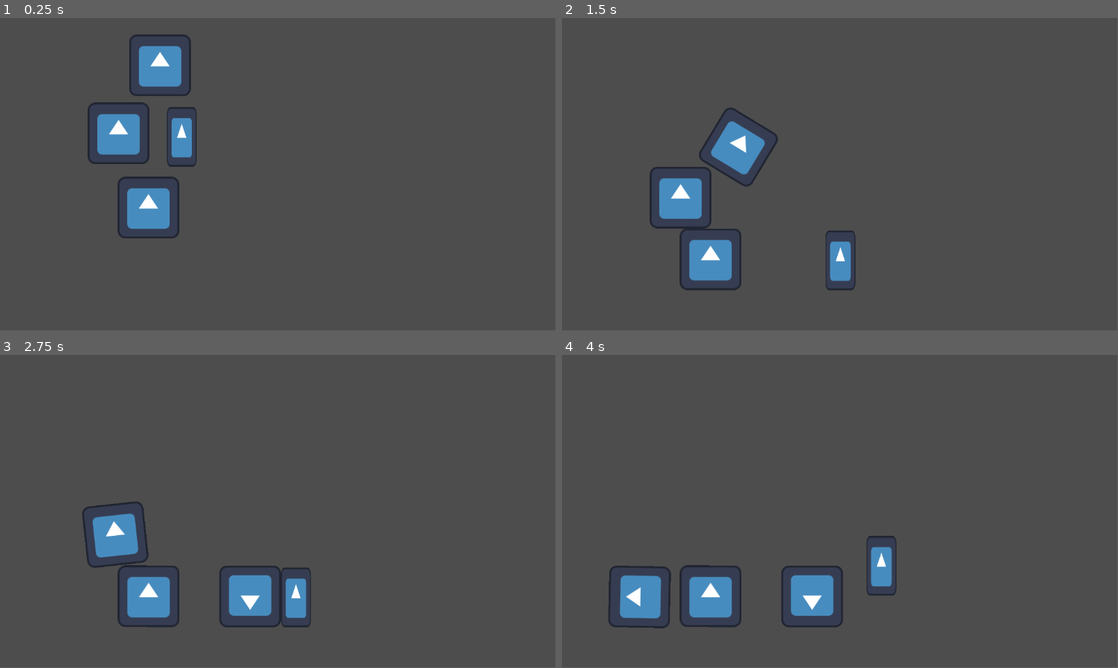
Above: before the commit, frames 1-4 (two rows, left to right).
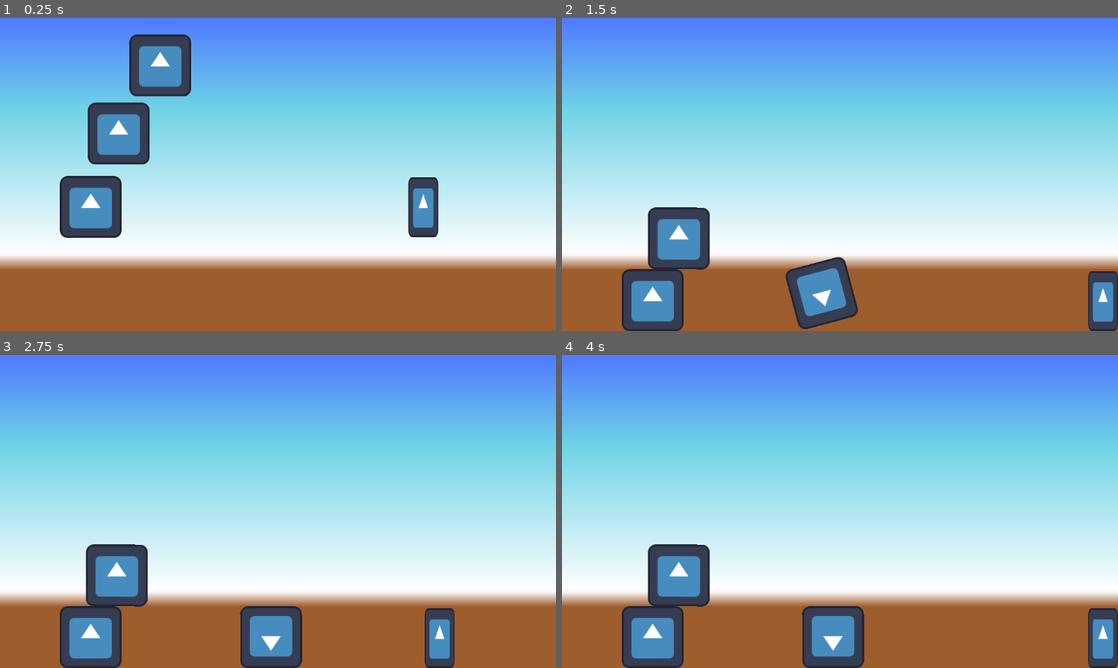
Above: after the commit, the same moments.

Repository: Alfie-Edwards/bubble-force
Game: Godot game, scene res://app.tscn
The game is run twice, just before and just after one commit, with the same random seed, the same clock (stepped at 60 frames per second) and the same inputs. The engine's default icon, where the game draws it, is replaced by a stand-in: a white triangle on a blue panel in a dark square.
Inputs:
- Up to frame 1 (0.25 s): no input
- Up to frame 2 (1.5 s): tap Enter (ui_accept) at 0.5, 0.6, 0.77, 1.07, 1.35 s; hold Right (ui_right) from 0.53 s (still down)
- Up to frame 3 (2.75 s): tap Enter (ui_accept) at 1.52, 1.82, 2.1 s; release Right (ui_right) at 2.03 s; hold Left (ui_left) from 2.03 s (still down)
- Up to frame 4 (4 s): release Left (ui_left) at 2.78 s; hold Right (ui_right) from 2.78 s (still down); tap Enter (ui_accept) at 2.85, 3.02, 3.32, 3.6, 3.77 s
The window is 799x449 before the commit and 800x450 after it. Grey fills any space a smaller window leaves; there, only what the larger window draws over its background counts as a difference.

The runs differ from the first frame. In frame 1, 94% of the frame differs, in the area x 0-100%, y 0-100%; in frame 2, 97%; in frame 3, 97%; in frame 4, 97%.

Commit message:
Add background, setup input map and viewport

Diff:
--- a/bubble-force/game_objects/player.gd
+++ b/bubble-force/game_objects/player.gd
@@ -11,12 +11,12 @@
 		velocity += get_gravity() * delta
 
 	# Handle jump.
-	if Input.is_action_just_pressed("ui_accept") and is_on_floor():
+	if Input.is_action_just_pressed("Up") and is_on_floor():
 		velocity.y = JUMP_VELOCITY
 
 	# Get the input direction and handle the movement/deceleration.
 	# As good practice, you should replace UI actions with custom gameplay actions.
-	var direction := Input.get_axis("ui_left", "ui_right")
+	var direction := Input.get_axis("Left", "Right")
 	if direction:
 		velocity.x = direction * SPEED
 	else:
--- a/bubble-force/levels/van.tscn
+++ b/bubble-force/levels/van.tscn
@@ -1,33 +1,48 @@
-[gd_scene load_steps=4 format=3 uid="uid://cjfqc6a0ngmr3"]
+[gd_scene load_steps=6 format=3 uid="uid://cjfqc6a0ngmr3"]
 
 [ext_resource type="PackedScene" uid="uid://cukbhgmh462b4" path="res://game_objects/box.tscn" id="1_774ox"]
 [ext_resource type="PackedScene" uid="uid://ycl1q4vqjohy" path="res://game_objects/player.tscn" id="2_dda04"]
 
+[sub_resource type="Gradient" id="Gradient_bqfsu"]
+offsets = PackedFloat32Array(0, 0.285714, 0.75974, 0.808442)
+colors = PackedColorArray(0.313726, 0.486275, 1, 1, 0.435294, 0.827451, 0.901961, 1, 1, 1, 1, 1, 0.623529, 0.364706, 0.180392, 1)
+
+[sub_resource type="GradientTexture2D" id="GradientTexture2D_ar0hv"]
+gradient = SubResource("Gradient_bqfsu")
+fill_to = Vector2(0, 1)
+
 [sub_resource type="RectangleShape2D" id="RectangleShape2D_0wj6x"]
-size = Vector2(733, 575)
+size = Vector2(1152, 648)
 
 [node name="Van" type="Node2D"]
 
+[node name="Sprite2D" type="Sprite2D" parent="."]
+position = Vector2(576, 324)
+scale = Vector2(18, 10.125)
+texture = SubResource("GradientTexture2D_ar0hv")
+
 [node name="Physics" type="Area2D" parent="."]
+visible = false
 
 [node name="CollisionShape2D" type="CollisionShape2D" parent="Physics"]
-position = Vector2(356.5, 277.5)
+position = Vector2(576, 324)
 shape = SubResource("RectangleShape2D_0wj6x")
 
 [node name="Walls" type="StaticBody2D" parent="."]
 
 [node name="CollisionPolygon2D" type="CollisionPolygon2D" parent="Walls"]
+position = Vector2(9, 9)
 build_mode = 1
-polygon = PackedVector2Array(0, 1, 0, 564, 695, 565, 691, -7)
+polygon = PackedVector2Array(-9, -9, -9, 639, 1143, 639, 1145, -9)
 
 [node name="Box2" parent="." instance=ExtResource("1_774ox")]
 position = Vector2(332, 70)
 
 [node name="Box3" parent="." instance=ExtResource("1_774ox")]
-position = Vector2(308, 365)
+position = Vector2(188, 363)
 
 [node name="Box" parent="." instance=ExtResource("1_774ox")]
 position = Vector2(246, 211)
 
 [node name="Player" parent="." instance=ExtResource("2_dda04")]
-position = Vector2(377, 218)
+position = Vector2(877, 363)
--- a/bubble-force/project.godot
+++ b/bubble-force/project.godot
@@ -15,6 +15,42 @@
 config/features=PackedStringArray("4.3", "GL Compatibility")
 config/icon="res://icon.svg"
 
+[display]
+
+window/stretch/mode="viewport"
+
+[input]
+
+Left={
+"deadzone": 0.5,
+"events": [Object(InputEventKey,"resource_local_to_scene":false,"resource_name":"","device":-1,"window_id":0,"alt_pressed":false,"shift_pressed":false,"ctrl_pressed":false,"meta_pressed":false,"pressed":false,"keycode":0,"physical_keycode":4194319,"key_label":0,"unicode":0,"location":0,"echo":false,"script":null)
+]
+}
+Right={
+"deadzone": 0.5,
+"events": [Object(InputEventKey,"resource_local_to_scene":false,"resource_name":"","device":-1,"window_id":0,"alt_pressed":false,"shift_pressed":false,"ctrl_pressed":false,"meta_pressed":false,"pressed":false,"keycode":0,"physical_keycode":4194321,"key_label":0,"unicode":0,"location":0,"echo":false,"script":null)
+]
+}
+Up={
+"deadzone": 0.5,
+"events": [Object(InputEventKey,"resource_local_to_scene":false,"resource_name":"","device":-1,"window_id":0,"alt_pressed":false,"shift_pressed":false,"ctrl_pressed":false,"meta_pressed":false,"pressed":false,"keycode":0,"physical_keycode":4194320,"key_label":0,"unicode":0,"location":0,"echo":false,"script":null)
+]
+}
+Down={
+"deadzone": 0.5,
+"events": [Object(InputEventKey,"resource_local_to_scene":false,"resource_name":"","device":-1,"window_id":0,"alt_pressed":false,"shift_pressed":false,"ctrl_pressed":false,"meta_pressed":false,"pressed":false,"keycode":0,"physical_keycode":4194322,"key_label":0,"unicode":0,"location":0,"echo":false,"script":null)
+]
+}
+Pickup={
+"deadzone": 0.5,
+"events": [Object(InputEventKey,"resource_local_to_scene":false,"resource_name":"","device":-1,"window_id":0,"alt_pressed":false,"shift_pressed":false,"ctrl_pressed":false,"meta_pressed":false,"pressed":false,"keycode":0,"physical_keycode":32,"key_label":0,"unicode":32,"location":0,"echo":false,"script":null)
+]
+}
+Wrap={
+"deadzone": 0.5,
+"events": []
+}
+
 [rendering]
 
 renderer/rendering_method="gl_compatibility"
